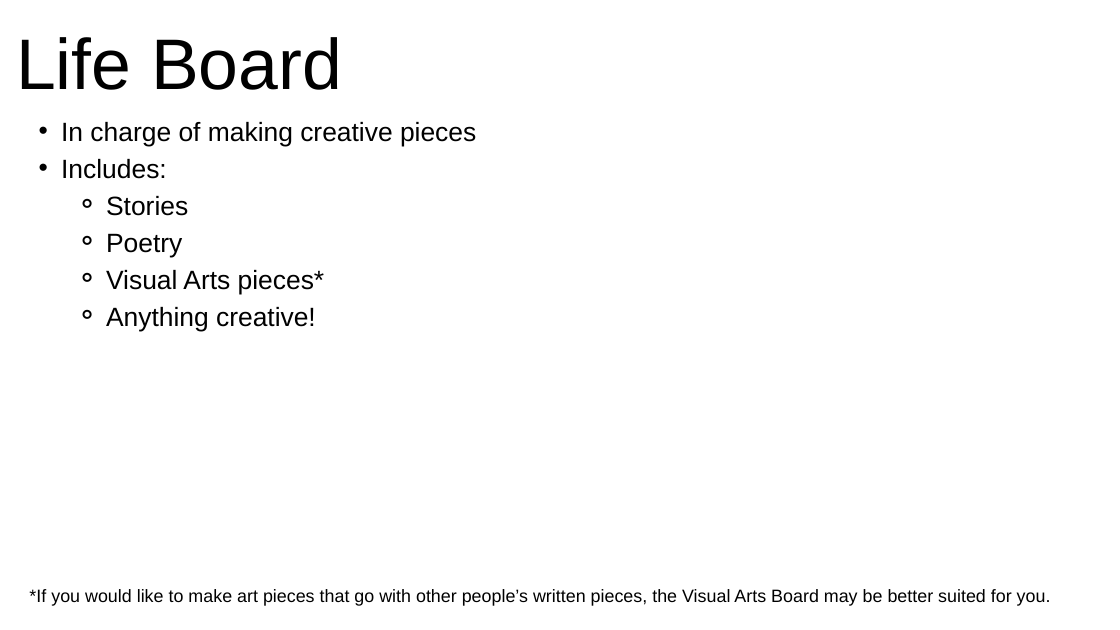
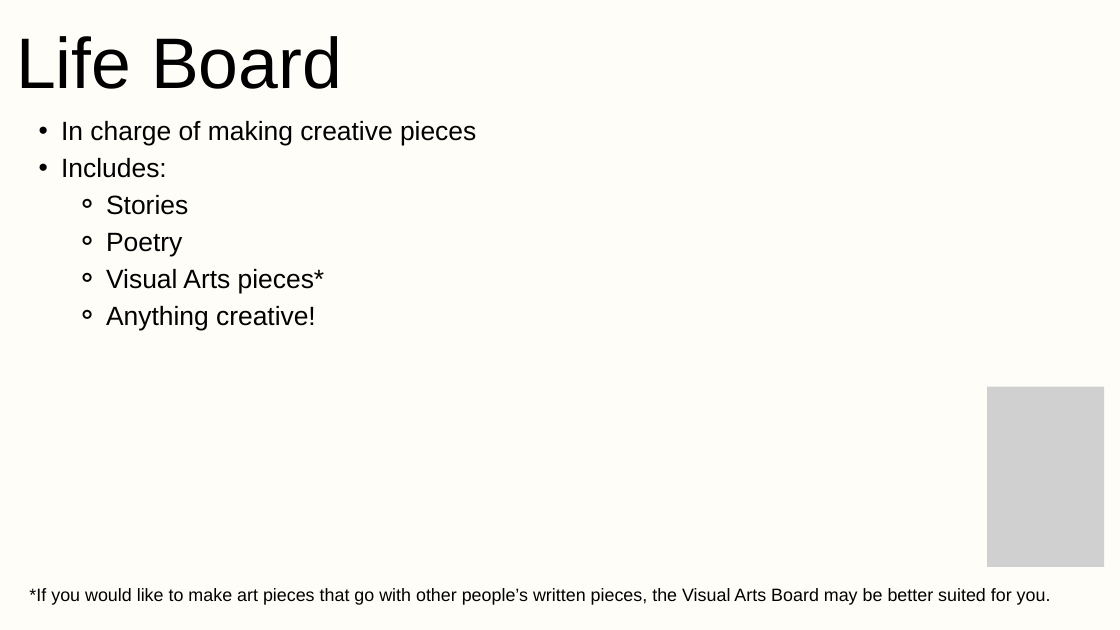
Before and after one commit to TazmeenM/pantherPressSlidesProject, a slide deck: slide 10 of 2024-2025 Information Session Slides.pptx (slide 8 before the commit). Drawn at 1120x630 pixels with LibreOffice and Linux fonts; fonts in the diff are those of the drawing; grey boxes stand for pictures. Boxes give left, top, right and bottom in pixels: in the first picture for what was removed or moved away, otherwise in the second. Text is boxed around its words. In the diff, an @@ line names an element or a change of style, - is before the commit and + after.

```diff
--- a/2024-2025 Information Session Slides.pptx
+++ b/2024-2025 Information Session Slides.pptx
@@ background #FFFFFF to #FFFDF8 @@
@@ picture added at bbox=[987, 386, 1104, 567] @@
```
Also in this commit, not shown: 9 other slides changed, 6 slides added.
